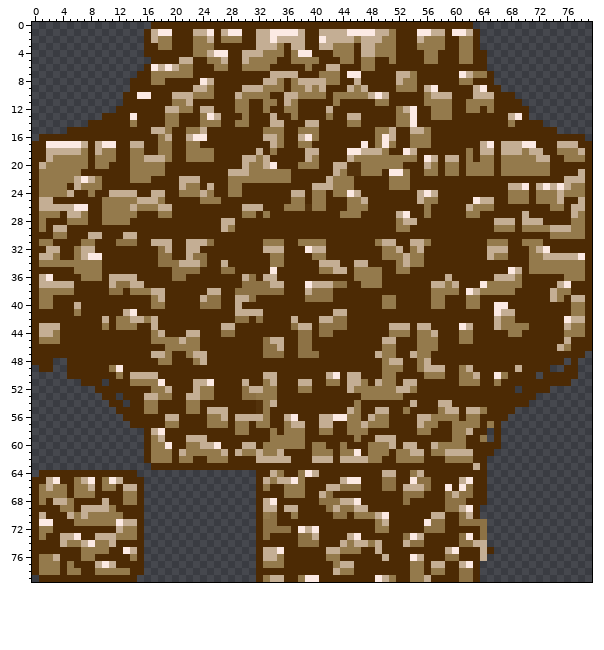
Sprite sheet: OldSkull/Assets/Content/Gfx/tilesets/grove.png. The picture above was drawn from the file before the commit.
The file is 80x80 pixels. Colours within 5 levels of each other are drawn and written as one.
After the commit:
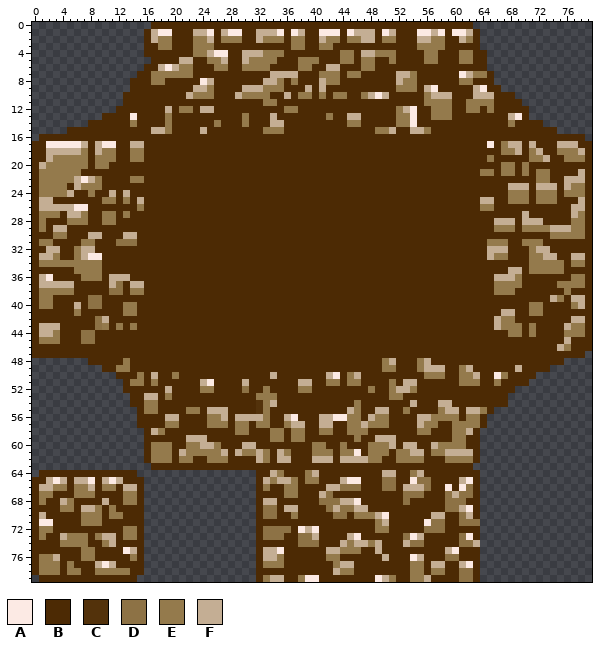
Palette (. is transparent): A #fceae4  B #4c2a04  C #53320b  D #8d7245  E #947a4c  F #c4ae94
Change:
Changed rows in their new state; - is an unchanged pixel.
first column x 0:
 1 ----------------------------------F-B----AAAB-FFFBAF------A--------------------
 2 ---------------------------------EEEBEE--FEEBE---B------F----F-----------------
 3 --------------------------------BBBB-EE--EEBBB-BBBBB---------BB----------------
 4 -------------------------------------BBB---B-----------------------------------
 5 -------------------------------------B-----------------------------------------
 6 -----------------B--------------------E----------------------------------------
 7 ---------------------------------------------EE--------------------------------
 8 --------------------------------------BBB-----B--------------------------------
 9 -------------------------------------BB-B----BBB-------------------------------
10 ---------------BB---BB---------------B--B----BB--------------------------------
11 --------------------BBB------BB-----BB-----B-----BB----------------------------
12 --------------------B--------BB--B--------B------------------------------------
13 --------------------B---BBB----------B-----------------------------------------
14 --------------------B---BB---B---------BB--------------------------------------
15 ----------------------BB--------------BBB--------------------------------------
16 ------------------BB--BBB--------BBB--BBB--------BBB--BBB----------------------
17 ------------------BB--BB----------BB--BB-------B-BBB--BBB-------B--E--BF-------
18 ------------------BB--BBBB------B-B----BB----BBBBBB--BB-------B-BB-EE-BE-------
19 ----------------BBBB--BBBB----BBBB-----BB----BBBBBBBBBB-BB-BB-B-B--BBBB-E------
20 --------------BBBBB-----------BBBBB---BBB--BBBBBBBBBB---BB-BB-BBBB---B-BBB-----
21 --------------BBBBB---------BBBBBBBBB------BBBBBBB-BBB--BB-BB-BB-----B-B-------
22 ----------------B----BBB----BBBBBBBBB-----BBBB-----BBB------------------EE-----
23 ---------------------BBB-B--BB----------BBBBBB-----BBB----------------F--F-B---
24 ------------B-B--BB--BBBBB--BB-------BB-BB-BBBB--------BBB-----------------B---
25 ------------B-B-BBB-----BBB----------BB-BB---BBB-------BBB-----B-----------B---
26 ----------BBBBB-BBBB----------BBB---BBBBBB---BBB--------B-----BB----------BB---
27 ------------B-B---BB----------BB-B----------BBB-----BB--B-----BB---------------
28 ------------BB-------------BB-----------------------BBB------------------------
29 ---------------------------BB-----------------------BB-------------------------
31 -----------------BBB--BBBB-------BBB--BBBB-------BBB--BBB----------------------
32 ------------------BB--BB---------BBB---BBB--------BBB-BB-----------------F-----
33 ------------------BB--BBB---------BB----BB--------BBBBBB-------------------BB-F
34 ------------------BBBBBBB--B------BB-----BBB--BB----BBBB--------------------B--
35 --------------------BBBB---BB-----B------BBBB-BBBB--BB--------------F-------BBB
36 --------------B-----BB--------BB-BB-----------BBBB---------B----------------B--
37 -------------B----------------BBBBBB---BBBBBB--BBB-------BBBB---BB---------EEEE
38 ----------------BBB------BB--BBBBBBB---BBBB--------------BBBB-BBBB--------BB---
39 --------DD-------BB-----BBB--BBB-------BBBB-------BB-----BB---BB---------------
40 --------DD---EE--BB-----BBB--B--------------------BB-----BB---BB--BB---EE-----F
41 -------------EE--------------BBBB----------BB---------------------B----EE----BB
42 ---------D--BBBBBB-----------BB-B----B---BBBB-------------------------------B--
43 ---------D---B---B---------BB--------BBB-BBBB------BBB-BB----BB-------BE-------
44 -------DD--------BB---BB---BB---------BB-BB--------BBB-BBB---BB--------E-------
45 -------DD--------BBBBBBB---------BBB--BB----------BB---BBB---BB----------------
46 -------------------BBBBB---------BBB--BB----------BB---BBB---------------------
47 -----------------BBB--BBB--------BBB--BBB--------BBB--BBB----------------------
48 ...--...-----E----BB---BB---------------------------B------------------------.-
49 -..--.....-BEE--------------------------------------B-----------------------..-
50 -----.......B-BEB---E------------B-----------E----BB---------------------.....-
51 -------...-..---B-B----B---------BB----------EEB-BB--------------------......--
52 ---------....----BB----B-------BB-B----------BBB-BB-------------------....-----
53 ----------..-.----B---BBBB----BB---------------BBBB-----------------....-------
54 -----------..---------BB--------------------------------------------...--------
55 ------------...---------------------------------------------------...----------
56 -------------..--------------------------------------------------...-----------
57 --------------.--------------------------------------------------..------------
58 ------------------E----------------EB---------------------------.-.------------
59 -----------------BB-----------------B---------------------------.-.------------
60 -------------------E------E------BBBBBB-------------------------...------------
61 ----------------------------------B-E---------------------------..-------------
62 ---------------------------------EB-----------------------------.--------------
63 ---------------------------------------------------------------..--------------
64 --------------------------------------BE------------------------.--------------
65 ----F-F---F--------------------------EBEE-----------------------.--------------
66 -F------------------------------------B-------------------------.--------------
67 ---BB---------------------------------B-------------------------.--------------
68 ---B------------------------------F-----------------------------.--------------
69 ---------EB----------------------DD--------------------------------------------
70 -----BBE--B----------------------D---------------------------------------------
71 ------B---BBBBB------------------BB-----------------------------.--------------
72 ------------B---------------------------------------------------.--------------
73 -----EEE-E--B---------------------DD----------------------------.--------------
74 ----E--EBB------------------------------------------------------.--------------
75 ---------BB-----------------------------------------------------..-------------
76 ----------------------------------------------------------------.--------------
